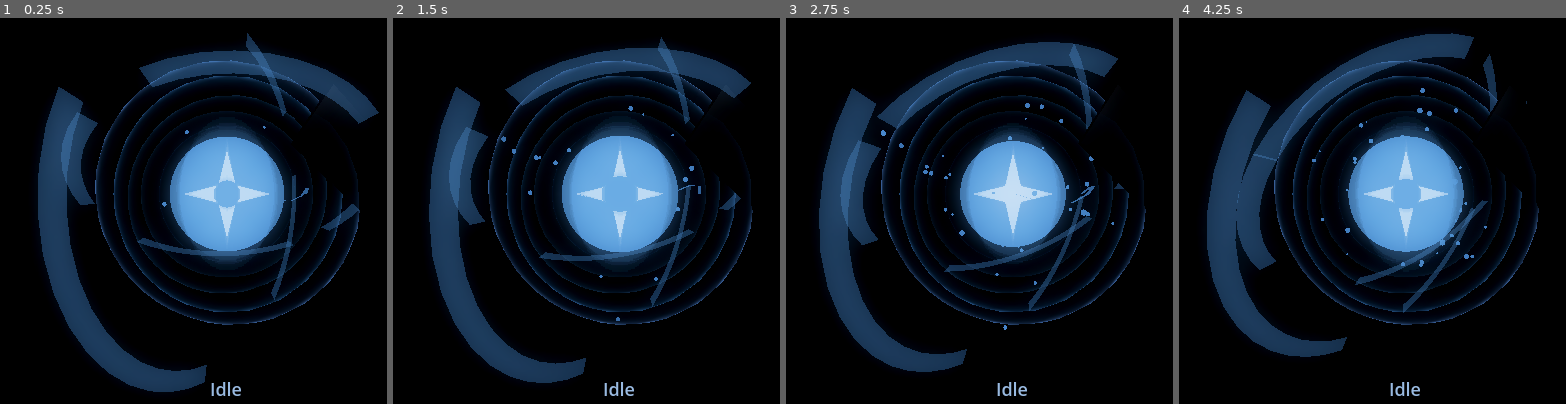
Above: before the commit, frames 1-4 (left to right).
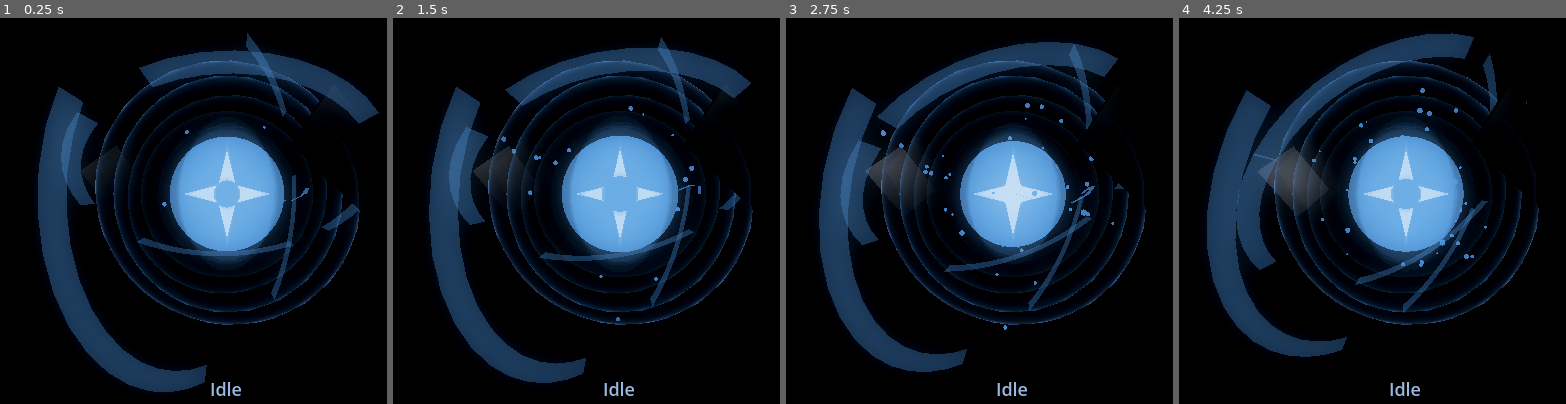
Above: after the commit, the same moments.

Repository: OppiRah/jairus-voice-assistant
Game: Godot game, scene res://orb_scene.tscn
The game is run twice, just before and just after one commit, with the same random seed, the same clock (stepped at 60 frames per second) and the same inputs.
Inputs:
- Up to frame 1 (0.25 s): no input
- Up to frame 2 (1.5 s): no input
- Up to frame 3 (2.75 s): no input
- Up to frame 4 (4.25 s): no input

The runs differ from the first frame. In frame 1, 0.1% of the frame differs, in the area x 21-31%, y 34-40%; in frame 2, 0.8%; in frame 3, 1.4%; in frame 4, 1.8%, in the area x 20-39%, y 33-51%.

Commit message:
Fix: third dark plate was invisible from camera view (position/angle bug), now all 3 confirmed visible.
Co-Authored-By: Claude Sonnet 5 <noreply@anthropic.com>
Claude-Session: https://claude.ai/code/session_015o4yy2WK1YhivpLA4Zt7JH

Diff:
--- a/src/jairus/interfaces/renderer/godot_project/orb_controller.gd
+++ b/src/jairus/interfaces/renderer/godot_project/orb_controller.gd
@@ -173,7 +173,28 @@
 		"size": Vector3(0.4, 0.6, 0.03), "rotation_deg": Vector3(-15.0, 70.0, 10.0),
 	},
 	{
-		"angle_deg": 262.0, "radius": 0.92, "height": 0.14,
+		# Bug fix (post-Pass-B): originally angle_deg=262.0, radius=0.92 --
+		# at 262 degrees, sin(262 deg) ~= -0.99, so the position vector
+		# landed almost entirely along local Z, the SAME axis the camera
+		# looks down. That put Plate3 only ~2.8 degrees off the camera's
+		# view axis while sitting farther from the camera (world Z ~= -0.91)
+		# than the opaque Core sphere (radius 0.5 at the origin, angular
+		# radius ~9.5 degrees from the camera) -- so the Core fully eclipsed
+		# it, confirmed by a real diagnostic print of both angles before
+		# touching any numbers, not assumed. Enlarging the old radius alone
+		# would NOT have fixed this: at angle_deg=262 nearly the entire
+		# position vector is radial along the view axis, so a bigger radius
+		# mostly just pushes the plate further behind the Core, not further
+		# off-axis. angle_deg=200.0 keeps sin/cos more balanced (position
+		# offset lands mostly in X, which IS perpendicular to the view
+		# axis), putting the plate at ~19.7 degrees off-axis -- clear of the
+		# Core's ~9.5-degree occlusion cone with real margin. radius raised
+		# 0.92->1.3 alongside it (still a distinct third radius from Plate1's
+		# 1.12/Plate2's 1.58) for a clearer, less core-adjacent silhouette.
+		# height/size/rotation_deg untouched -- rotation was never the
+		# problem (face_to_camera_deg=42 degrees, a perfectly normal
+		# readable angle, not edge-on).
+		"angle_deg": 200.0, "radius": 1.3, "height": 0.14,
 		"size": Vector3(0.62, 0.48, 0.04), "rotation_deg": Vector3(35.0, -25.0, 120.0),
 	},
 ]
